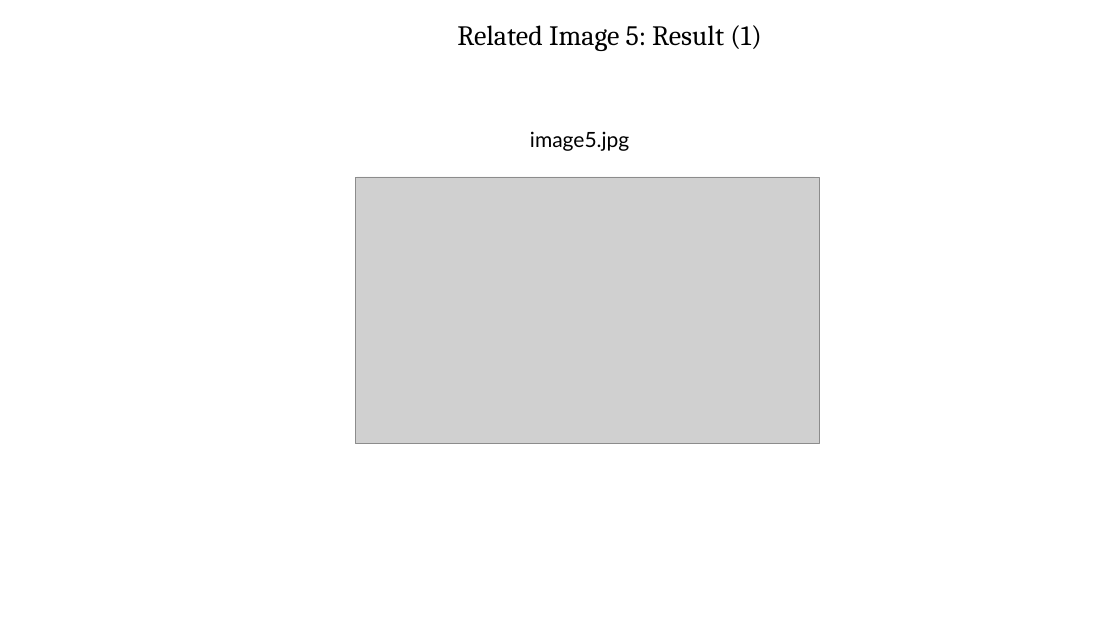
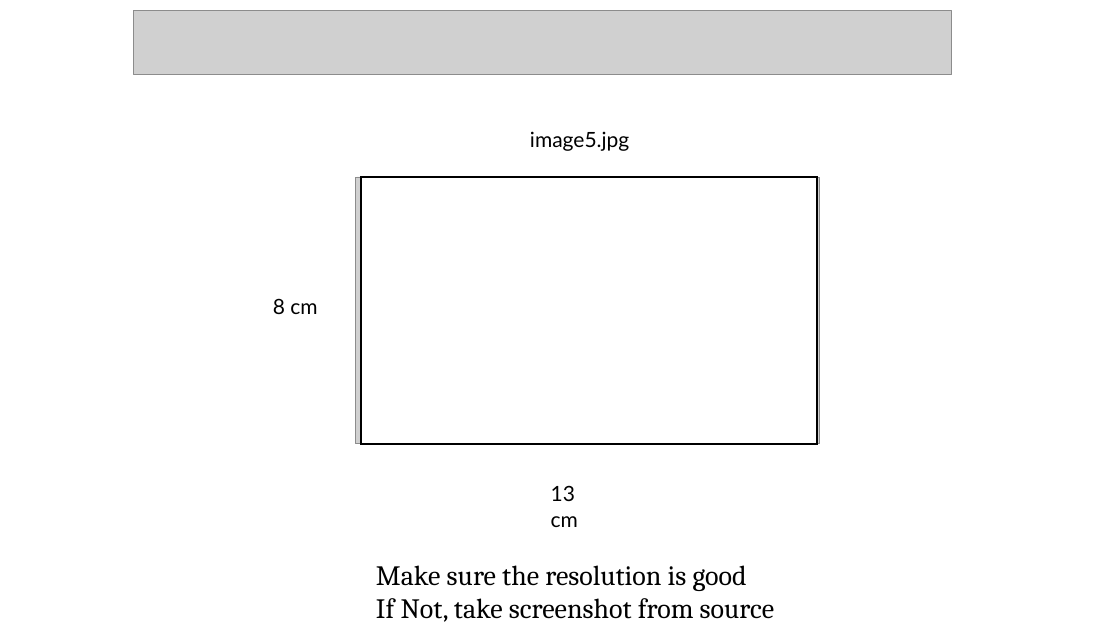
Before and after one commit to RoadwayVR/SmartCities, a slide deck: slide 5 of SMRTTECH4SC3-Lab5/assets/img/images.pptx. Drawn at 1120x630 pixels with LibreOffice and Linux fonts; fonts in the diff are those of the drawing; grey boxes stand for pictures. Boxes give left, top, right and bottom in pixels: in the first picture for what was removed or moved away, otherwise in the second. Text is boxed around its words. In the diff, an @@ line names an element or a change of style, - is before the commit and + after.

```diff
--- a/SMRTTECH4SC3-Lab5/assets/img/images.pptx
+++ b/SMRTTECH4SC3-Lab5/assets/img/images.pptx
@@ picture added at box(134, 11, 952, 75) @@
@@ text removed at box(457, 25, 762, 51) @@
-Related Image 5: Result (1)
@@ rectangle added at box(361, 177, 818, 444), fill #FFFFFF, outline #000000 1.5 pt @@
@@ text added at box(273, 298, 317, 314), 18 pt, text #000000 @@
+8 cm
@@ text added at box(551, 485, 578, 527), 18 pt, text #000000 @@
+13 cm
@@ text added at box(376, 565, 775, 622), 24 pt, text #000000 @@
+Make sure the resolution is good
+If Not, take screenshot from source
```
Also in this commit, not shown: 3 other slides changed, 3 slides added, 3 slides removed, 1 other file.
